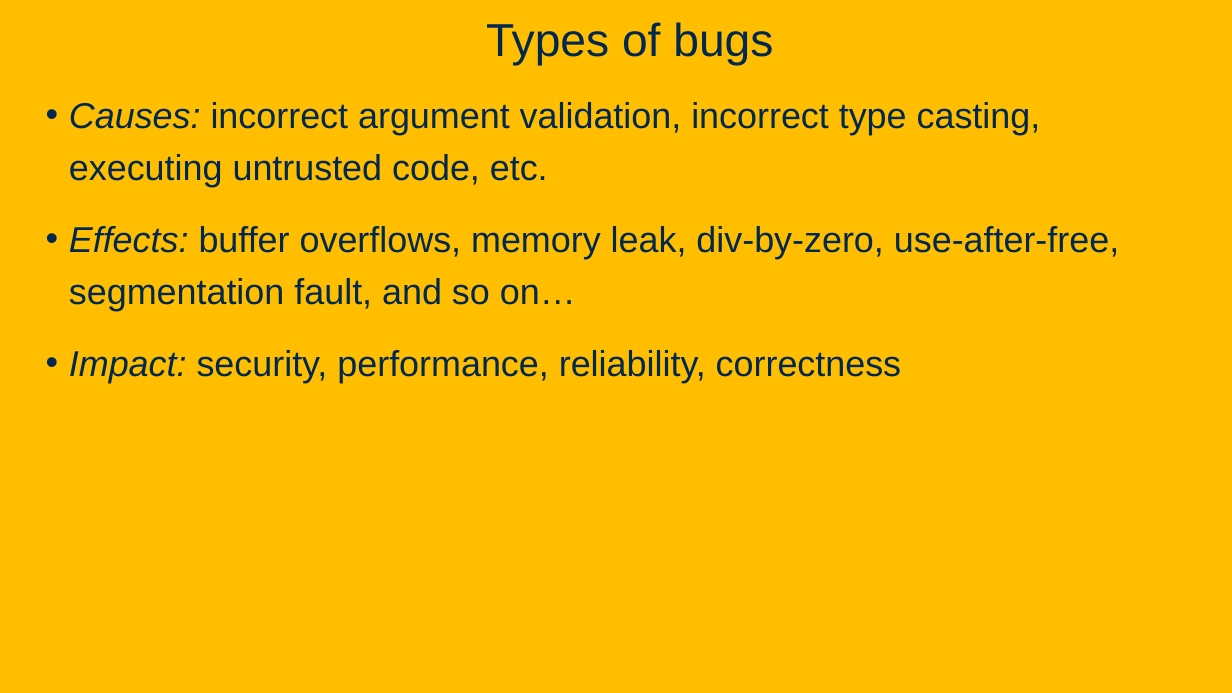
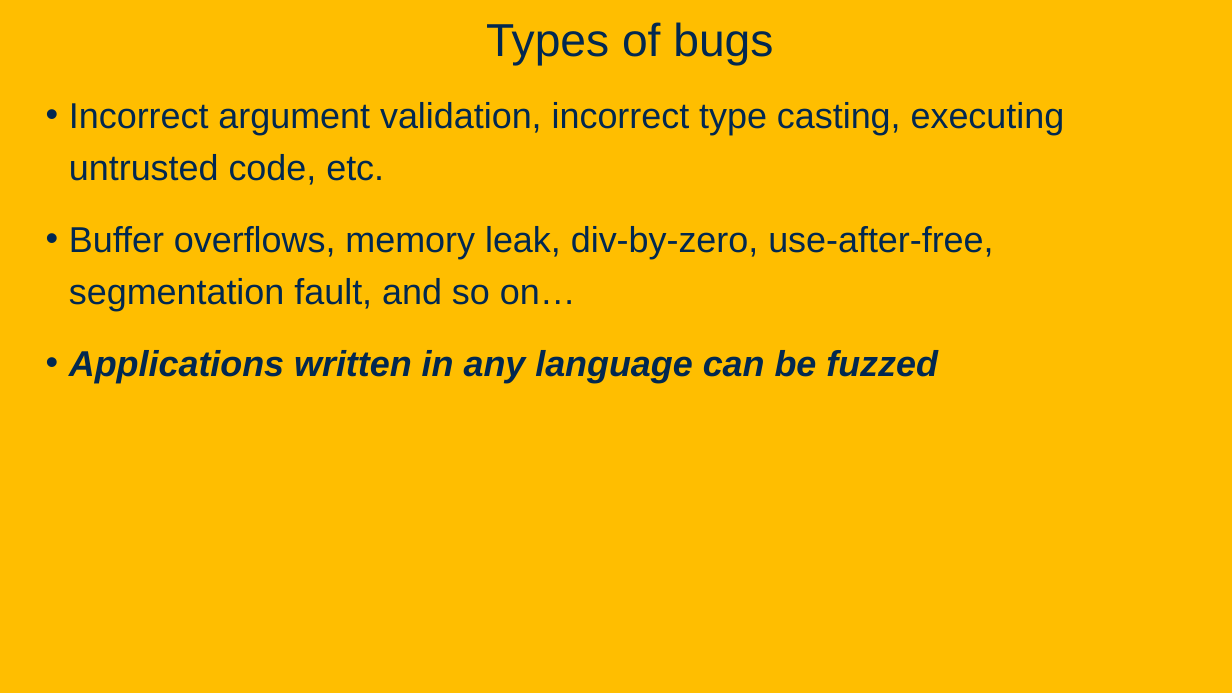
Before and after one commit to davsec-teaching/ECS160-Winter2025, a slide deck: slide 8 of slides/10_fuzzing.pptx (slide 6 before the commit). Drawn at 1232x693 pixels with LibreOffice and Linux fonts; fonts in the diff are those of the drawing; background and template pictures are left out. Boxes give left, top, right and bottom in pixels: in the first picture for what was removed or moved away, otherwise in the second. Text is boxed around its words. In the diff, an @@ line names an element or a change of style, - is before the commit and + after.

```diff
--- a/slides/10_fuzzing.pptx
+++ b/slides/10_fuzzing.pptx
@@ text at (69, 102, 1065, 383): text changed @@
-• Causes: incorrect argument validation, incorrect type casting, executing untrusted code, etc.
-• Effects: buffer overflows, memory leak, div-by-zero, use-after-free, segmentation fault, and so on…
-• Impact: security, performance, reliability, correctness
+• Incorrect argument validation, incorrect type casting, executing untrusted code, etc.
+• Buffer overflows, memory leak, div-by-zero, use-after-free, segmentation fault, and so on…
+• Applications written in any language can be fuzzed
```
Also in this commit, not shown: 13 other slides changed, 24 slides added, 3 slides removed.
